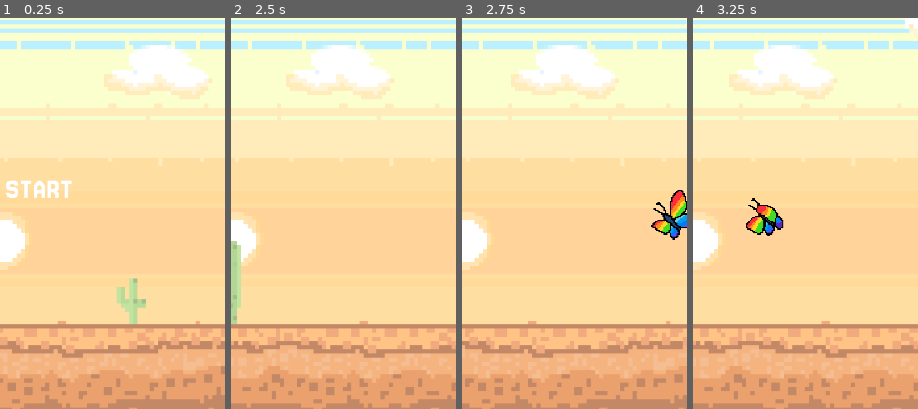
Above: before the commit, frames 1-4 (left to right).
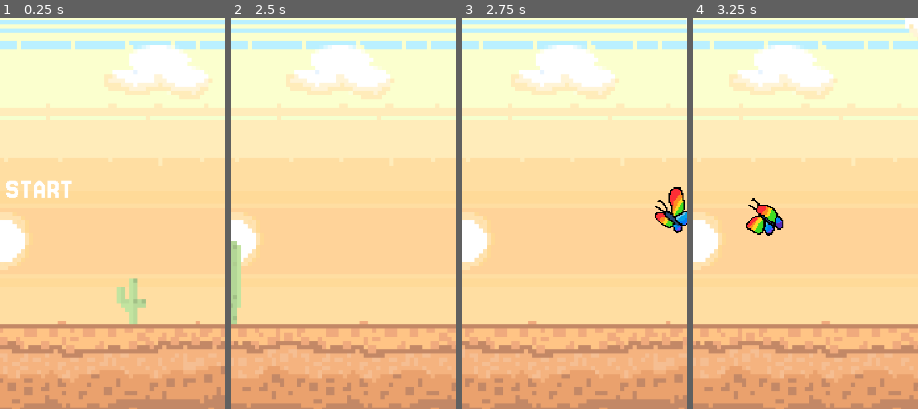
Above: after the commit, the same moments.

Repository: rgomezp/cowboy-game
Game: Godot game, scene res://scenes/main.tscn
The game is run twice, just before and just after one commit, with the same random seed, the same clock (stepped at 60 frames per second) and the same inputs.
Inputs:
- Up to frame 1 (0.25 s): no input
- Up to frame 2 (2.5 s): tap Enter (ui_accept) at 0.5, 0.77, 1.52 s; hold Down (ui_down) from 2.03 s (still down)
- Up to frame 3 (2.75 s): keep holding Down (ui_down)
- Up to frame 4 (3.25 s): release Down (ui_down) at 2.78 s; tap Enter (ui_accept) at 3.02 s
The pictures show only the part of the screen within x 50-100%, y 27-77%; the shares and areas given below are measured in that part.

Frames 1-2 are identical in both runs. In frame 3, 1.2% of the frame differs, in the area x 84-100%, y 43-57%; in frame 4, nothing differs.

Commit message:
Adds butterfly enemy with destroy animation
Implements a new butterfly enemy type.

Includes destroy animation upon being jumped on.

Adds logic to disable collisions during the destroy animation to prevent race conditions.

Fixes issues where the player could collide with a butterfly that was already being destroyed.

Award points for bouncing on butterflies.

Diff:
--- a/scenes/CollisionHandler.gd
+++ b/scenes/CollisionHandler.gd
@@ -29,13 +29,30 @@
 					return
 
 		# If this is a butterfly, check if player is also overlapping the top collision
-		if obstacle.has_node("TopCollision"):
+		var is_butterfly = obstacle.name == "Butterfly" or (obstacle.has_node("AnimatedSprite2D") and obstacle.get_node("AnimatedSprite2D").get_script() != null and obstacle.get_node("AnimatedSprite2D").get_script().resource_path != null and "butterfly.gd" in obstacle.get_node("AnimatedSprite2D").get_script().resource_path)
+		if is_butterfly and obstacle.has_node("TopCollision"):
 			var top_collision = obstacle.get_node("TopCollision")
 			if top_collision is Area2D:
 				var overlapping_bodies = top_collision.get_overlapping_bodies()
 				if overlapping_bodies.has(player):
 					# Player is overlapping top collision - ignore this collision
 					return
+
+		# If this is a butterfly, check if it's already being destroyed (after top collision check)
+		if is_butterfly:
+			if obstacle.has_node("AnimatedSprite2D"):
+				var animated_sprite = obstacle.get_node("AnimatedSprite2D")
+				if animated_sprite.has_method("is_destroyed") and animated_sprite.is_destroyed:
+					# Butterfly is already being destroyed, ignore this collision
+					return
+			# Also check if main collision is disabled
+			if obstacle.has_node("CollisionShape2D") and obstacle.get_node("CollisionShape2D").disabled:
+				# Main collision already disabled, ignore
+				return
+			# Also check if monitoring is disabled
+			if not obstacle.monitoring:
+				# Monitoring disabled, ignore
+				return
 
 		# If this is a foe, check if it's already being destroyed (after top collision check)
 		if is_foe:
@@ -71,6 +88,18 @@
 			# Player jumped on the foe from the top - destroy it
 			player_jumped_on_foe.emit(obstacle)
 		else:
+			# Immediately disable main collision BEFORE emitting signal to prevent race condition
+			if obstacle.has_node("CollisionShape2D"):
+				obstacle.get_node("CollisionShape2D").disabled = true
+			# Disable main Area2D monitoring immediately
+			obstacle.monitoring = false
+			obstacle.monitorable = false
+			# Disable top collision
+			if obstacle.has_node("TopCollision"):
+				var top_collision = obstacle.get_node("TopCollision")
+				if top_collision is Area2D:
+					top_collision.monitoring = false
+					top_collision.monitorable = false
 			# Player jumped on the butterfly from the top - bounce
 			player_bounced_on_butterfly.emit(obstacle)
 
--- a/scenes/main.gd
+++ b/scenes/main.gd
@@ -264,11 +264,17 @@
 	game_over()
 
 func _on_player_bounced_on_butterfly(obstacle: Node):
-	# Player jumped on the butterfly from the top - bounce and hide it
+	# Player jumped on the butterfly from the top - bounce and destroy it
 	var bounce_velocity = -1200  # Slightly less than jump velocity for a nice bounce
 	$Player.velocity.y = bounce_velocity
-	obstacle.hide()
-	obstacle_manager.remove_obstacle(obstacle)
+	# Play destroy animation before removing
+	if obstacle.has_node("AnimatedSprite2D"):
+		var animated_sprite = obstacle.get_node("AnimatedSprite2D")
+		if animated_sprite.has_method("destroy"):
+			animated_sprite.destroy()
+	# Remove from manager's list (but don't queue_free yet - let animation finish)
+	if obstacle_manager.obstacles.has(obstacle):
+		obstacle_manager.obstacles.erase(obstacle)
 	# Award 100 points for bouncing on a butterfly (100 * 100 = 10000 raw score)
 	score_manager.add_score(100 * 100, true)  # Show delta for bonus event
 
--- a/scenes/obstacles/butterfly.gd
+++ b/scenes/obstacles/butterfly.gd
@@ -1,9 +1,11 @@
 extends AnimatedSprite2D
 
+var is_destroyed: bool = false
 
 # Called when the node enters the scene tree for the first time.
 func _ready() -> void:
-	pass # Replace with function body.
+	# Connect to animation finished signal to remove after destroy animation
+	animation_finished.connect(_on_animation_finished)
 
 
 # Called every frame. 'delta' is the elapsed time since the previous frame.
@@ -12,3 +14,34 @@
 	if main_scene and "speed" in main_scene:
 		# Move the parent Area2D instead of just the sprite
 		get_parent().position.x -= main_scene.speed / 10
+
+func destroy():
+	if is_destroyed:
+		return
+
+	is_destroyed = true
+	# Immediately disable collisions to prevent further interactions
+	var parent = get_parent()
+	if parent is Area2D:
+		parent.monitoring = false
+		parent.monitorable = false
+		# Disable main collision shape
+		if parent.has_node("CollisionShape2D"):
+			parent.get_node("CollisionShape2D").disabled = true
+		# Disable top collision
+		if parent.has_node("TopCollision"):
+			var top_collision = parent.get_node("TopCollision")
+			if top_collision is Area2D:
+				top_collision.monitoring = false
+				top_collision.monitorable = false
+
+	# Play the destroy animation
+	play("destroy")
+
+func _on_animation_finished():
+	# When destroy animation finishes, remove the butterfly
+	if is_destroyed and animation == "destroy":
+		# Remove the parent Area2D (which contains this sprite)
+		var parent = get_parent()
+		if parent:
+			parent.queue_free()
--- a/scenes/obstacles/butterfly.tscn
+++ b/scenes/obstacles/butterfly.tscn
@@ -1,7 +1,8 @@
-[gd_scene load_steps=10 format=3 uid="uid://n5apfm23obln"]
+[gd_scene load_steps=15 format=3 uid="uid://n5apfm23obln"]
 
-[ext_resource type="Texture2D" uid="uid://bhr6kjvdhj8yn" path="res://assets/img/sprites/butterfly_sprite_sheet.png" id="1_23sqe"]
+[ext_resource type="Texture2D" uid="uid://bhr6kjvdhj8yn" path="res://assets/img/sprites/butterfly/butterfly_sprite_sheet.png" id="1_23sqe"]
 [ext_resource type="Script" uid="uid://ckhxftt4ov681" path="res://scenes/obstacles/butterfly.gd" id="2_lknyk"]
+[ext_resource type="Texture2D" uid="uid://cv2yfgc70w7it" path="res://assets/img/sprites/butterfly/butterfly_destroy_sprite_sheet.png" id="2_ss574"]
 
 [sub_resource type="AtlasTexture" id="AtlasTexture_ss574"]
 atlas = ExtResource("1_23sqe")
@@ -17,6 +18,22 @@
 
 [sub_resource type="AtlasTexture" id="AtlasTexture_h3us0"]
 atlas = ExtResource("1_23sqe")
+region = Rect2(192, 0, 64, 64)
+
+[sub_resource type="AtlasTexture" id="AtlasTexture_4x44w"]
+atlas = ExtResource("2_ss574")
+region = Rect2(0, 0, 64, 64)
+
+[sub_resource type="AtlasTexture" id="AtlasTexture_7cej6"]
+atlas = ExtResource("2_ss574")
+region = Rect2(64, 0, 64, 64)
+
+[sub_resource type="AtlasTexture" id="AtlasTexture_ai5ku"]
+atlas = ExtResource("2_ss574")
+region = Rect2(128, 0, 64, 64)
+
+[sub_resource type="AtlasTexture" id="AtlasTexture_135ar"]
+atlas = ExtResource("2_ss574")
 region = Rect2(192, 0, 64, 64)
 
 [sub_resource type="SpriteFrames" id="SpriteFrames_4x44w"]
@@ -36,14 +53,31 @@
 }],
 "loop": true,
 "name": &"default",
-"speed": 5.0
+"speed": 10.0
+}, {
+"frames": [{
+"duration": 1.0,
+"texture": SubResource("AtlasTexture_4x44w")
+}, {
+"duration": 1.0,
+"texture": SubResource("AtlasTexture_7cej6")
+}, {
+"duration": 1.0,
+"texture": SubResource("AtlasTexture_ai5ku")
+}, {
+"duration": 1.0,
+"texture": SubResource("AtlasTexture_135ar")
+}],
+"loop": false,
+"name": &"destroy",
+"speed": 20.0
 }]
 
 [sub_resource type="RectangleShape2D" id="RectangleShape2D_7cej6"]
-size = Vector2(96, 111)
+size = Vector2(85, 111)
 
 [sub_resource type="RectangleShape2D" id="RectangleShape2D_23sqe"]
-size = Vector2(83.5, 7)
+size = Vector2(78.5, 7)
 
 [node name="Butterfly" type="Area2D"]
 
@@ -53,16 +87,17 @@
 scale = Vector2(3, 3)
 sprite_frames = SubResource("SpriteFrames_4x44w")
 autoplay = "default"
-frame_progress = 0.82421666
+frame = 2
+frame_progress = 0.8715116
 script = ExtResource("2_lknyk")
 
 [node name="CollisionShape2D" type="CollisionShape2D" parent="."]
-position = Vector2(970, 871.5)
+position = Vector2(975.5, 871.5)
 shape = SubResource("RectangleShape2D_7cej6")
 
 [node name="TopCollision" type="Area2D" parent="."]
 position = Vector2(970, 821)
 
 [node name="CollisionShape2D" type="CollisionShape2D" parent="TopCollision"]
-position = Vector2(1.75, -9)
+position = Vector2(4.25, -9)
 shape = SubResource("RectangleShape2D_23sqe")
Binary file changed: assets/img/foes/furry/furry_sprite_sheet.png
Binary file added: assets/img/sprites/butterfly/butterfly_destroy_sprite_sheet.png
Not shown, changed: assets/img/sprites/butterfly/butterfly_destroy_sprite_sheet.png.import
Renamed: assets/img/sprites/butterfly_sprite_sheet.png -> assets/img/sprites/butterfly/butterfly_sprite_sheet.png
Not shown, added: assets/img/sprites/butterfly/butterfly_sprite_sheet.png.import
